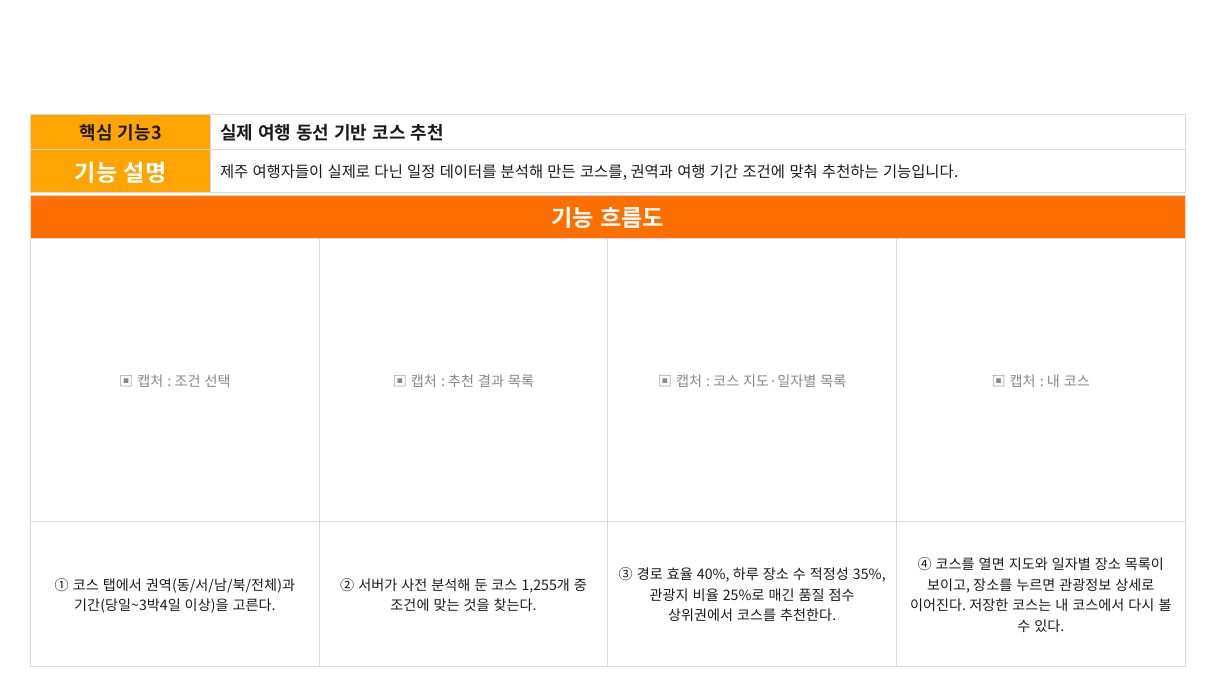
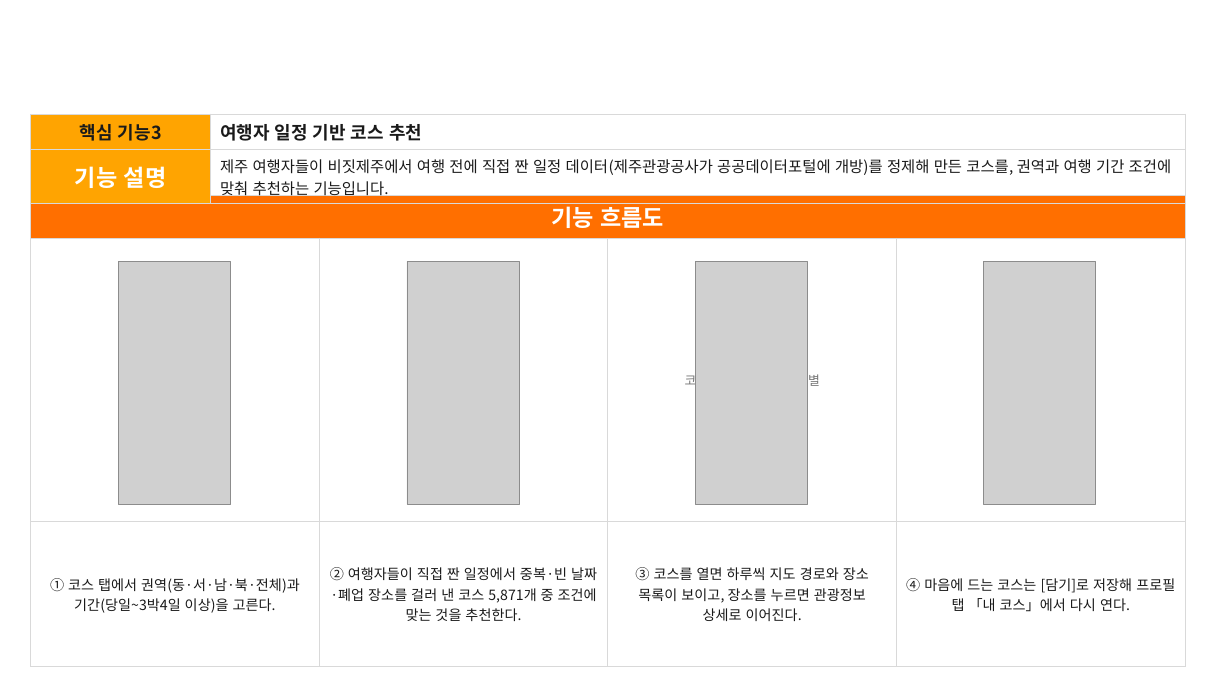
Before and after one commit to keepdev0919/Final-Project, a slide deck: slide 8 of docs/관광데이터 개발 공모전/놀멍봅서_기능설명서.pptx. Drawn at 1232x693 pixels with LibreOffice and Linux fonts; fonts in the diff are those of the drawing; grey boxes stand for pictures; background and template pictures are left out. Boxes give left, top, right and bottom in pixels: in the first picture for what was removed or moved away, otherwise in the second. Text is boxed around its words. In the diff, an @@ line names an element or a change of style, - is before the commit and + after.

Commit message:
docs(공모전): 기능설명서를 출시 화면으로 채우고 캡처 v2 추가
- 놀멍봅서_기능설명서.pptx 에 실제 서버 데이터가 담긴 화면을 넣었다
- 캡처_v2: PLAY 미션·발견·이야기·완주, 장소 상세 이용정보·출처, 내 코스,
  지도(전체·권역 이동·준비 중 핀), 무장애 타일, 주변 시설 출처
- 같은 내용의 옛 사본 nolmeongbopseo_function_spec.pptx 와 기능설명서_초안.md 삭제

```diff
--- a/docs/관광데이터 개발 공모전/놀멍봅서_기능설명서.pptx
+++ b/docs/관광데이터 개발 공모전/놀멍봅서_기능설명서.pptx
@@ table at (30, 115, 1186, 203) @@
-row 1, column 2: 실제 여행 동선 기반 코스 추천
+row 1, column 2: 여행자 일정 기반 코스 추천
-row 2, column 2: 제주 여행자들이 실제로 다닌 일정 데이터를 분석해 만든 코스를, 권역과 여행 기간 조건에 맞춰 추천하는 기능입니다.
+row 2, column 2: 제주 여행자들이 비짓제주에서 여행 전에 직접 짠 일정 데이터(제주관광공사가 공공데이터포털에 개방)를 정제해 만든 코스를, 권역과 여행 기간 조건에 맞춰 추천하는 기능입니다.
@@ table at (30, 195, 1184, 661) @@
-row 2: ▣ 캡처 : 조건 선택 | ▣ 캡처 : 추천 결과 목록 | ▣ 캡처 : 코스 지도·일자별 목록 | ▣ 캡처 : 내 코스
+row 2: 권역·기간 선택 | 추천 TOP 5 | 코스 상세 — 지도·일자별 | 내 코스
-row 3: ① 코스 탭에서 권역(동/서/남/북/전체)과 기간(당일~3박4일 이상)을 고른다. | ② 서버가 사전 분석해 둔 코스 1,255개 중 조건에 맞는 것을 찾는다. | ③ 경로 효율 40%, 하루 장소 수 적정성 35%, 관광지 비율 25%로 매긴 품질 점수 상위권에서 코스를 추천한다. | ④ 코스를 열면 지도와 일자별 장소 목록이 보이고, 장소를 누르면 관광정보 상세로 이어진다. 저장한 코스는 내 코스에서 다시 볼 수 있다.
+row 3: ① 코스 탭에서 권역(동·서·남·북·전체)과 기간(당일~3박4일 이상)을 고른다. | ② 여행자들이 직접 짠 일정에서 중복·빈 날짜·폐업 장소를 걸러 낸 코스 5,871개 중 조건에 맞는 것을 추천한다. | ③ 코스를 열면 하루씩 지도 경로와 장소 목록이 보이고, 장소를 누르면 관광정보 상세로 이어진다. | ④ 마음에 드는 코스는 [담기]로 저장해 프로필 탭 「내 코스」에서 다시 연다.
@@ picture added at (118, 262, 230, 505) @@
@@ picture added at (408, 262, 519, 505) @@
@@ picture added at (696, 262, 808, 505) @@
@@ picture added at (983, 262, 1095, 505) @@
```
Also in this commit, not shown: 12 other slides changed, 14 other files.
